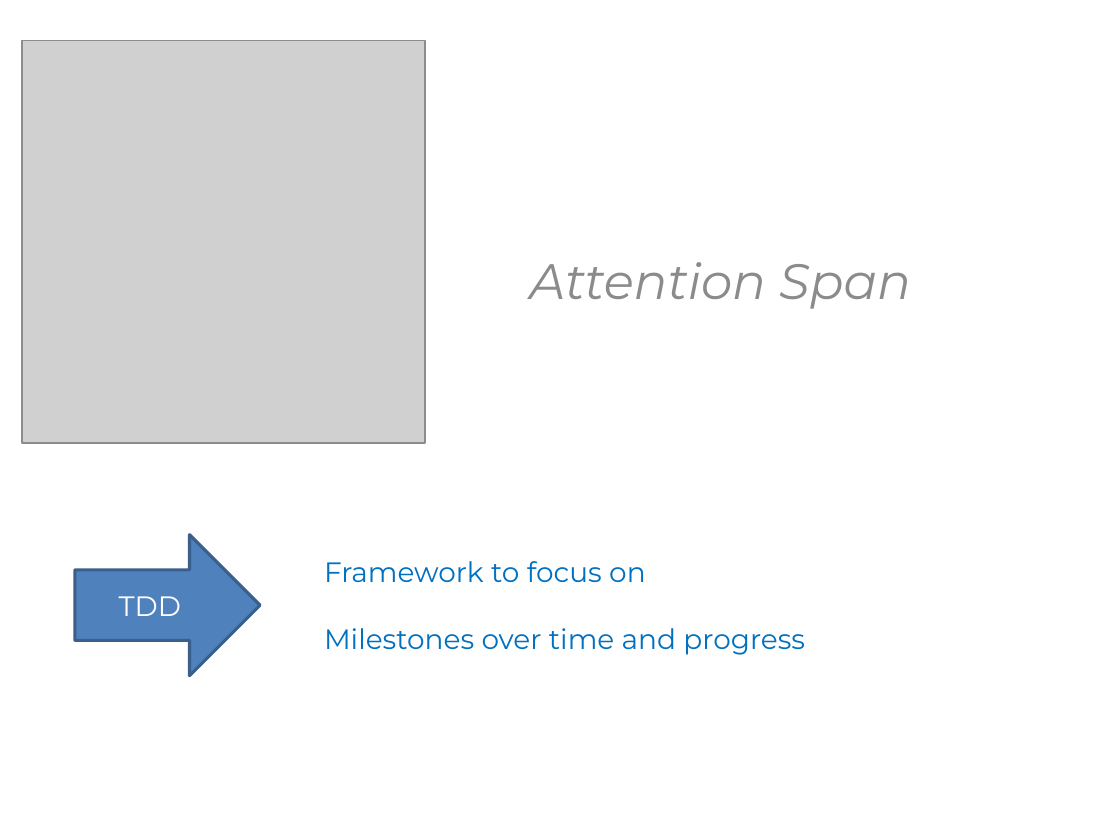
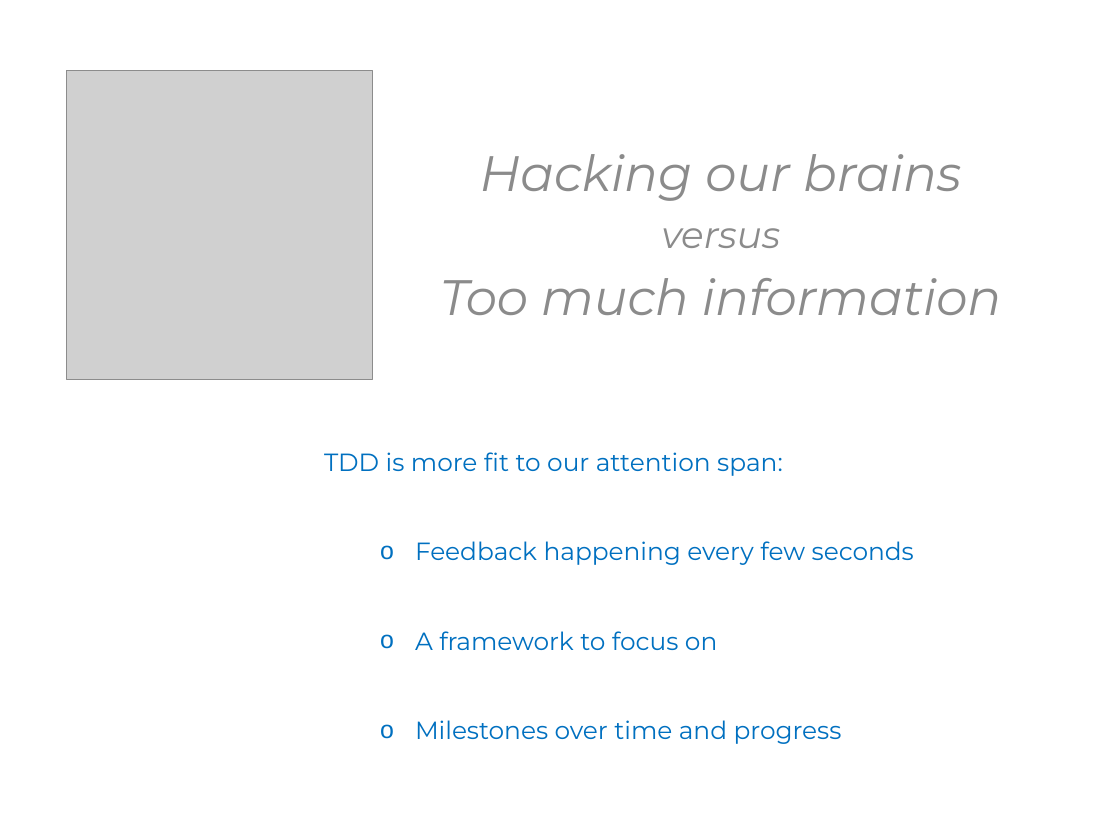
Before and after one commit to KhrisFernandez/tdd, a slide deck: slide 32 of initiation/resources/TDD - Initiation - EN.pptx (slide 20 before the commit). Drawn at 1120x840 pixels with LibreOffice and Linux fonts; fonts in the diff are those of the drawing; grey boxes stand for pictures. Boxes give left, top, right and bottom in pixels: in the first picture for what was removed or moved away, otherwise in the second. Text is boxed around its words. In the diff, an @@ line names an element or a change of style, - is before the commit and + after.

```diff
--- a/initiation/resources/TDD - Initiation - EN.pptx
+++ b/initiation/resources/TDD - Initiation - EN.pptx
@@ picture: place and size @@
-picture at <box>22,40,426,442</box>
+picture at <box>66,71,373,380</box>
@@ text added at <box>440,154,1001,315</box>, 32 pt, text #8B8B8B, italic @@
+Hacking our brains
+versus
+Too much information
@@ text removed at <box>530,262,911,309</box> @@
-Attention Span
@@ text "TDD is more fit to ...": place and size @@
-text "TDD is more fit to ..." at <box>324,561,805,655</box>
+text "TDD is more fit to ..." at <box>324,452,914,744</box>
@@ text at <box>324,452,914,650</box>: text changed; size 18 to 16 pt @@
-Framework to focus on
+TDD is more fit to our attention span:
+  o Feedback happening every few seconds
+  o A framework to focus on
@@ right arrow removed at <box>75,534,260,675</box> @@
-TDD
@@ text at <box>415,720,842,744</box>: size 18 to 16 pt in "Milestones over time and progress"; bullet none to o; list level 1 to 2 in "Milestones over time and progress" @@
```
Also in this commit, not shown: 43 other slides changed, 14 slides added, 9 slides removed, 1 other file.
